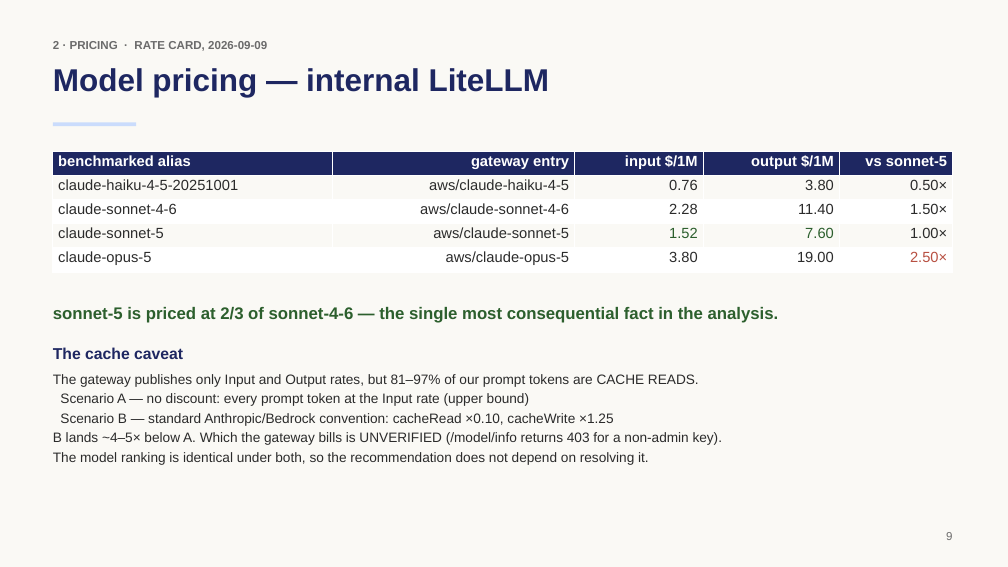
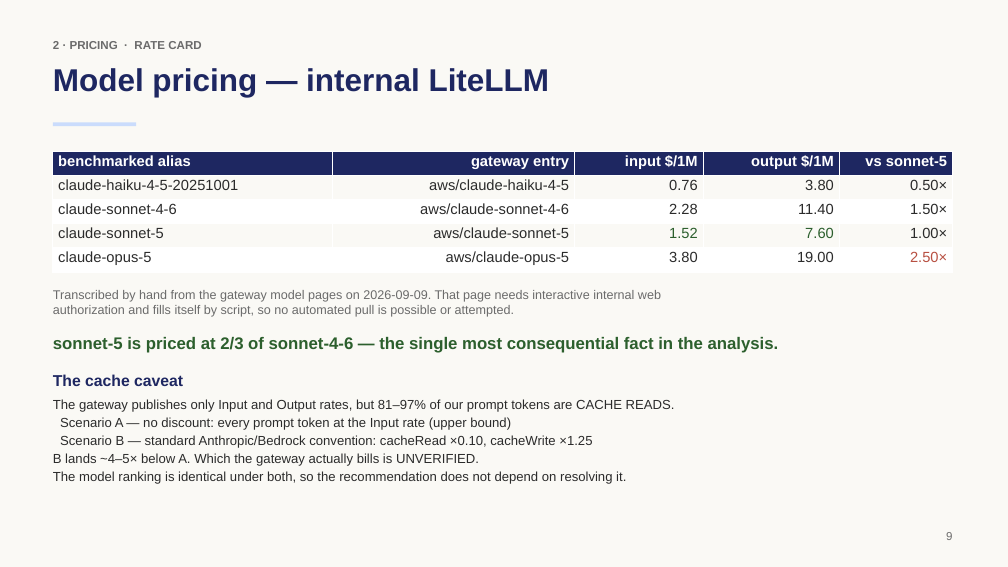
Before and after one commit to rossoctl/autobench-claudecode, a slide deck: slide 9 of results/autobench-claudecode-summary.pptx. Drawn at 1008x567 pixels with LibreOffice and Linux fonts; fonts in the diff are those of the drawing. Boxes give left, top, right and bottom in pixels: in the first picture for what was removed or moved away, otherwise in the second. Text is boxed around its words. In the diff, an @@ line names an element or a change of style, - is before the commit and + after.

```diff
--- a/results/autobench-claudecode-summary.pptx
+++ b/results/autobench-claudecode-summary.pptx
@@ text at (x1=53, y1=41, x2=201, y2=49): text changed @@
-2 · PRICING · RATE CARD, 2026-09-09
+2 · PRICING · RATE CARD
@@ text added at (x1=53, y1=290, x2=661, y2=317), 12 pt, text #6B6B6B @@
+Transcribed by hand from the gateway model pages on 2026-09-09. That page needs interactive internal web
+authorization and fills itself by script, so no automated pull is possible or attempted.
@@ text "sonnet-5 is priced at 2/3 ..." moved from (x1=53, y1=307, x2=779, y2=323) to (x1=53, y1=337, x2=779, y2=353) @@
@@ text "The cache caveat" moved from (x1=53, y1=347, x2=183, y2=359) to (x1=53, y1=374, x2=183, y2=386) @@
@@ text "The gateway publishes only Input ..." moved from (x1=53, y1=374, x2=723, y2=465) to (x1=53, y1=399, x2=675, y2=484) @@
@@ text at (x1=53, y1=399, x2=675, y2=484): size 13 to 12.5 pt in "The gateway publishes only Input and Output ...", "Scenario A — no discount: every prompt ...", "Scenario B — standard Anthropic/Bedrock convention: cacheRea ...", "The model ranking is identical under both, ..."; less space between paragraphs @@
@@ text at (x1=53, y1=453, x2=479, y2=466): text changed; size 13 to 12.5 pt @@
-B lands ~4–5× below A. Which the gateway bills is UNVERIFIED (/model/info returns 403 for a non-admin key).
+B lands ~4–5× below A. Which the gateway actually bills is UNVERIFIED.
```
Also in this commit, not shown: 1 other slide changed, 4 other files.
